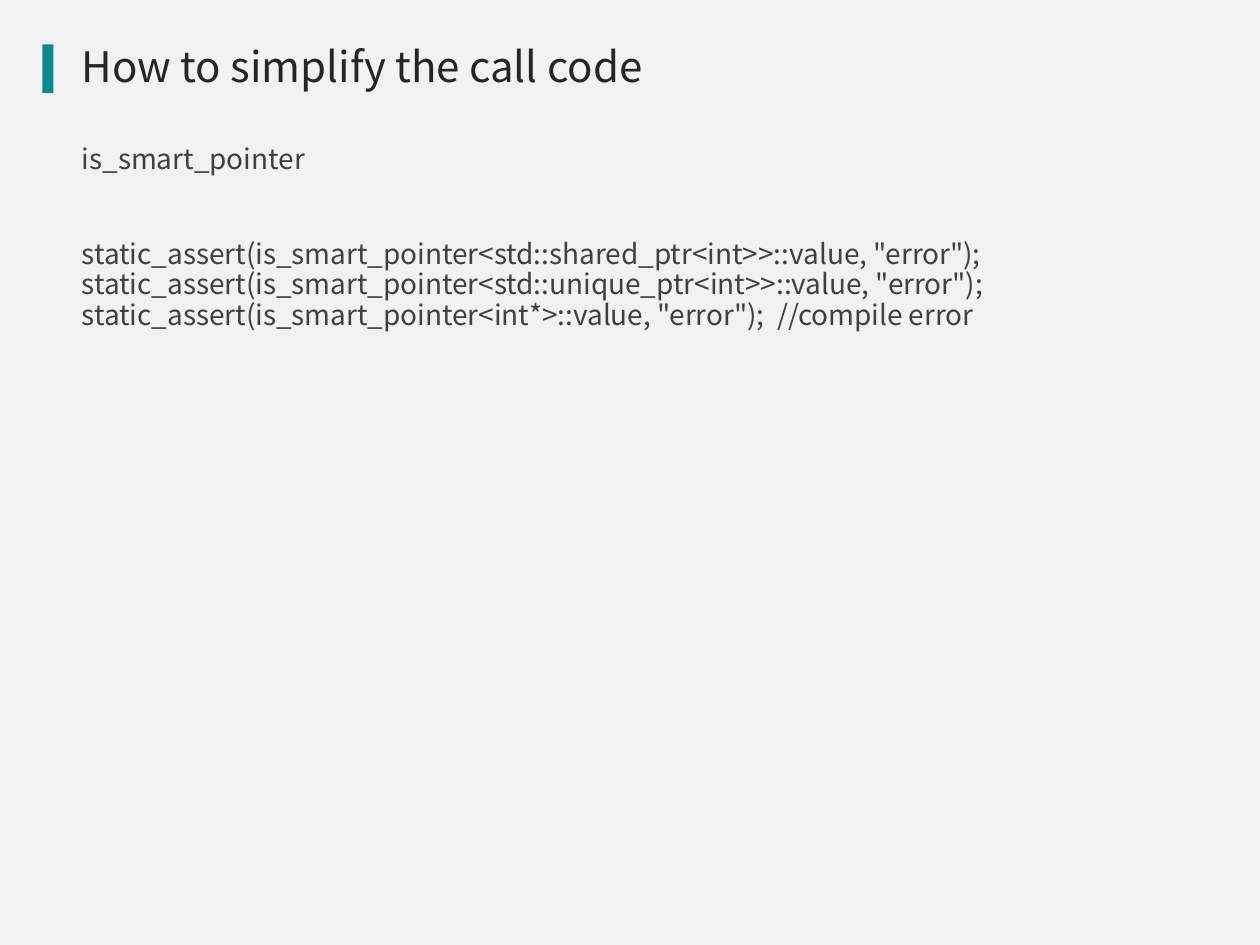
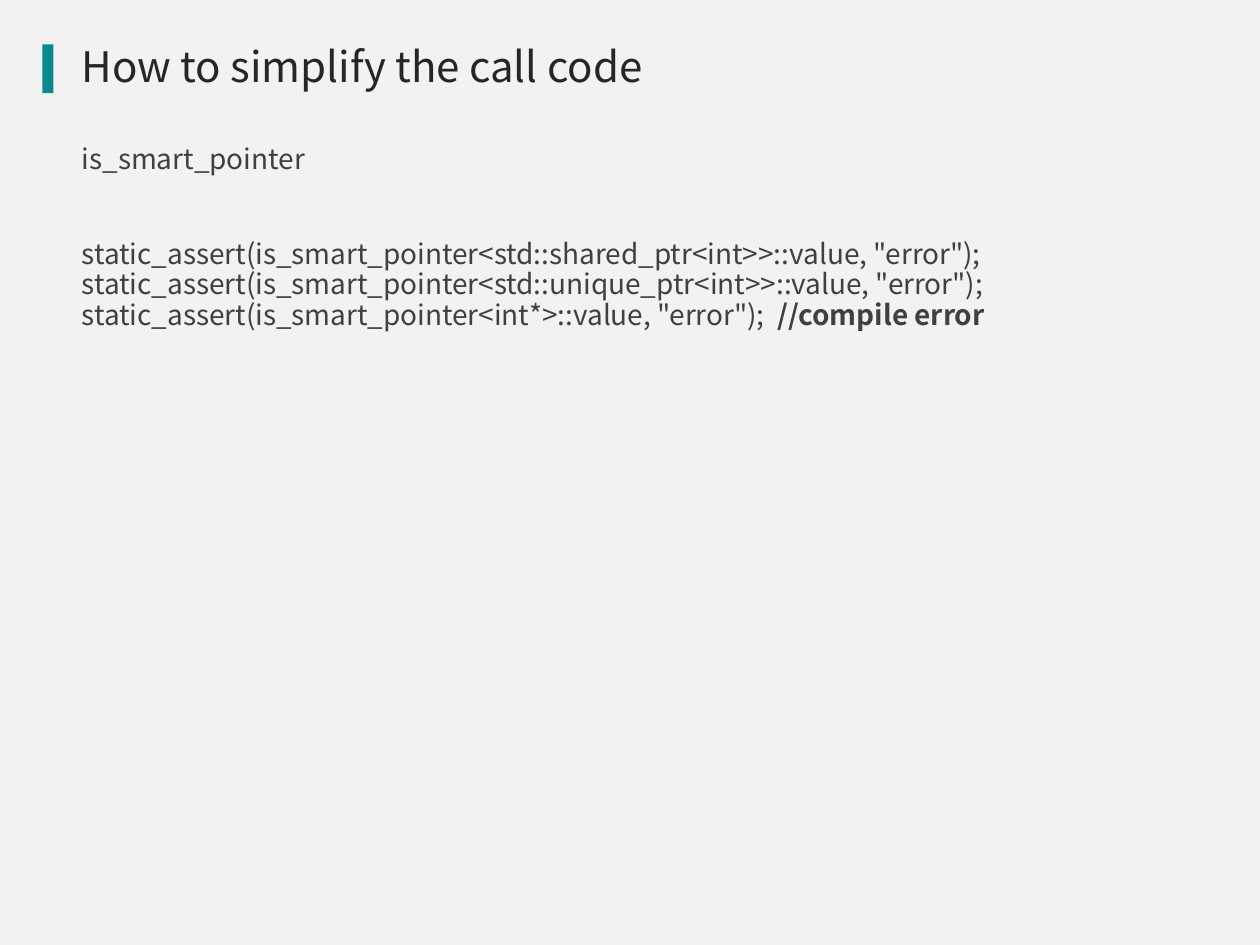
Before and after one commit to qicosmos/cppnow2017-ppt, a slide deck: slide 30 of An easy to use RPC framework implemented by c++11 and c++14.pptx. Drawn at 1260x945 pixels with LibreOffice and Linux fonts; fonts in the diff are those of the drawing; background and template pictures are left out. Boxes give left, top, right and bottom in pixels: in the first picture for what was removed or moved away, otherwise in the second. Text is boxed around its words. In the diff, an @@ line names an element or a change of style, - is before the commit and + after.

```diff
--- a/An easy to use RPC framework implemented by c++11 and c++14.pptx
+++ b/An easy to use RPC framework implemented by c++11 and c++14.pptx
@@ text at (82, 241, 985, 332): bold on in "//compile error" @@
```
Also in this commit, not shown: 6 other slides changed.
